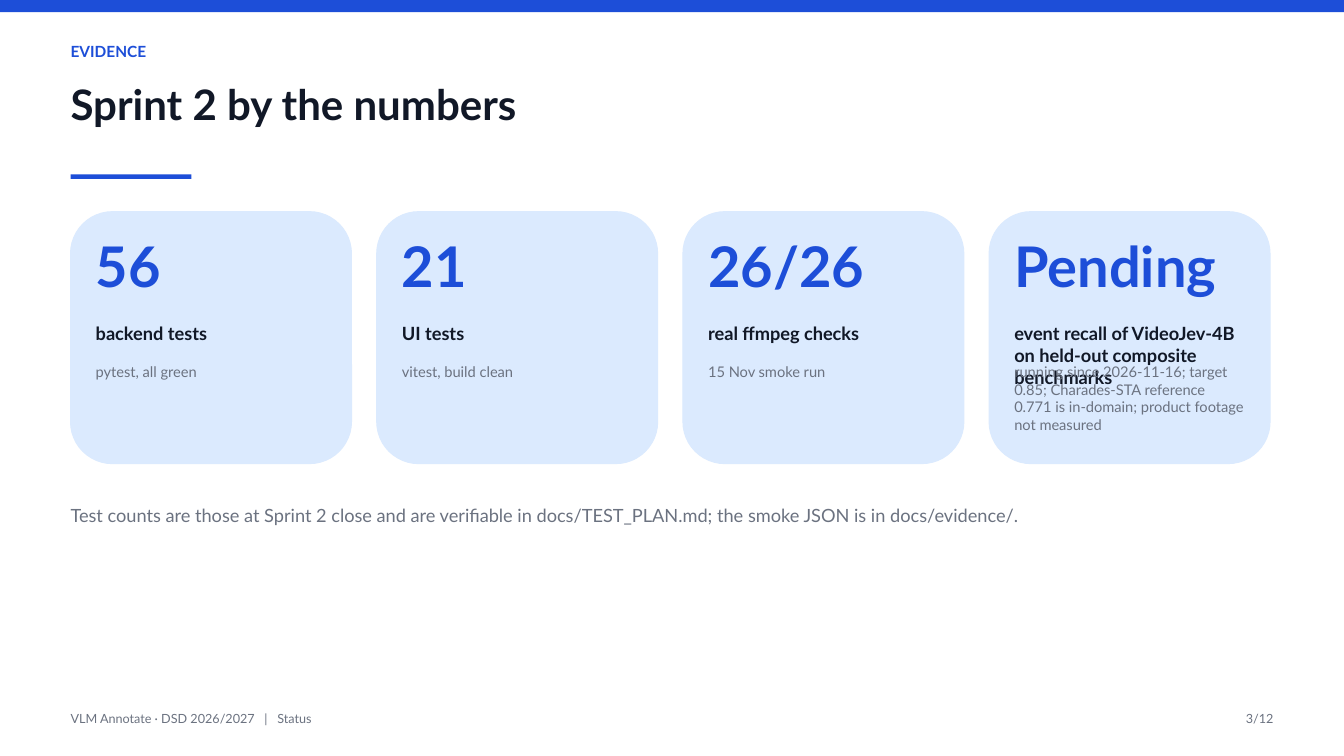
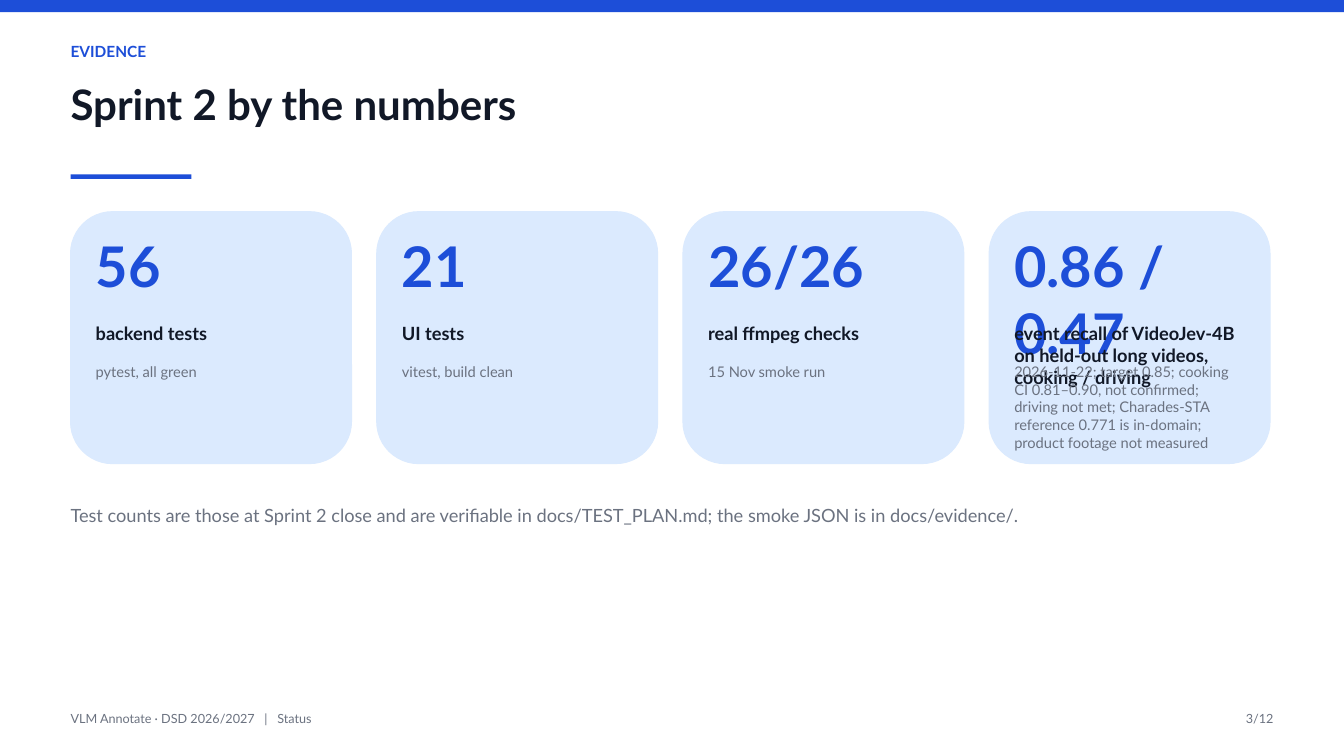
Before and after one commit to aslsumen/DSD---VLM-Annotate, a slide deck: slide 3 of presentations/03-status.pptx. Drawn at 1344x756 pixels with LibreOffice and Linux fonts; fonts in the diff are those of the drawing. Boxes give left, top, right and bottom in pixels: in the first picture for what was removed or moved away, otherwise in the second. Text is boxed around its words. In the diff, an @@ line names an element or a change of style, - is before the commit and + after.

Commit message:
eval: publish held-out video grounding benchmarks

```diff
--- a/presentations/03-status.pptx
+++ b/presentations/03-status.pptx
@@ text at [1014, 246, 1125, 362]: text changed @@
-Pending
+0.86 / 0.47
@@ text at [1014, 325, 1235, 388]: text changed @@
-event recall of VideoJev-4B on held-out composite benchmarks
+event recall of VideoJev-4B on held-out long videos, cooking / driving
@@ text at [1014, 364, 1229, 451]: text changed @@
-running since 2026-11-16; target 0.85; Charades-STA reference 0.771 is in-domain; product footage not measured
+2026-11-22; target 0.85; cooking CI 0.81–0.90, not confirmed; driving not met; Charades-STA reference 0.771 is in-domain; product footage not measured
```
Also in this commit, not shown: 2 other slides changed, 34 other files.
